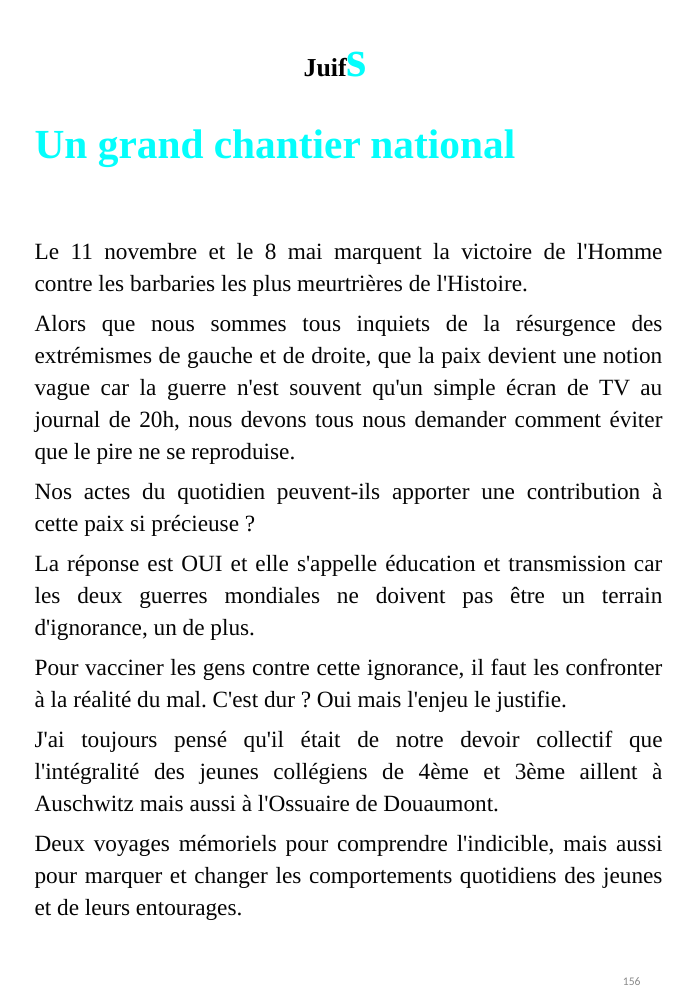
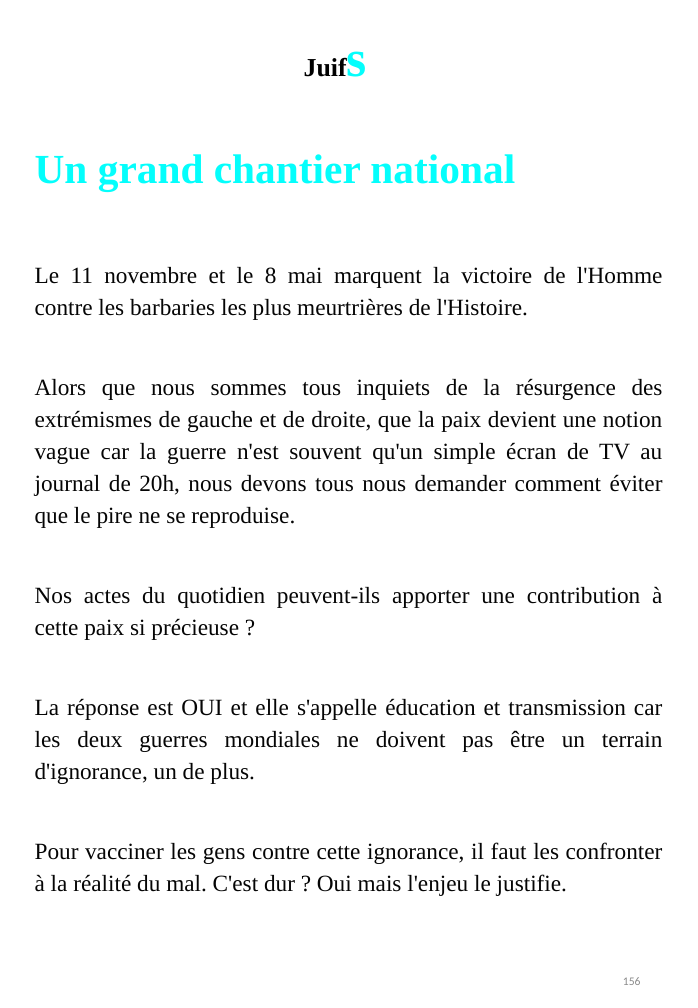
Before and after one commit to BenjaminLOUIS84/e_commerce, a slide deck: slide 156 of e_commerce/public/ppsx/tome2.ppsx. Drawn at 698x1008 pixels with LibreOffice and Linux fonts; fonts in the diff are those of the drawing. Boxes give left, top, right and bottom in pixels: in the first picture for what was removed or moved away, otherwise in the second. Text is boxed around its words. In the diff, an @@ line names an element or a change of style, - is before the commit and + after.

```diff
--- a/e_commerce/public/ppsx/tome2.ppsx
+++ b/e_commerce/public/ppsx/tome2.ppsx
@@ text "Un grand chantier national": place and size @@
-text "Un grand chantier national" at box(35, 129, 663, 920)
+text "Un grand chantier national" at box(35, 154, 663, 896)
@@ text at box(35, 730, 663, 920): paragraphs removed @@
-J'ai toujours pensé qu'il était de notre devoir collectif que l'intégralité des jeunes collégiens de 4ème et 3ème aillent à Auschwitz mais aussi à l'Ossuaire de Douaumont.
-Deux voyages mémoriels pour comprendre l'indicible, mais aussi pour marquer et changer les comportements quotidiens des jeunes et de leurs entourages.
```
Also in this commit, not shown: 6 other slides changed, 66 slides added.
